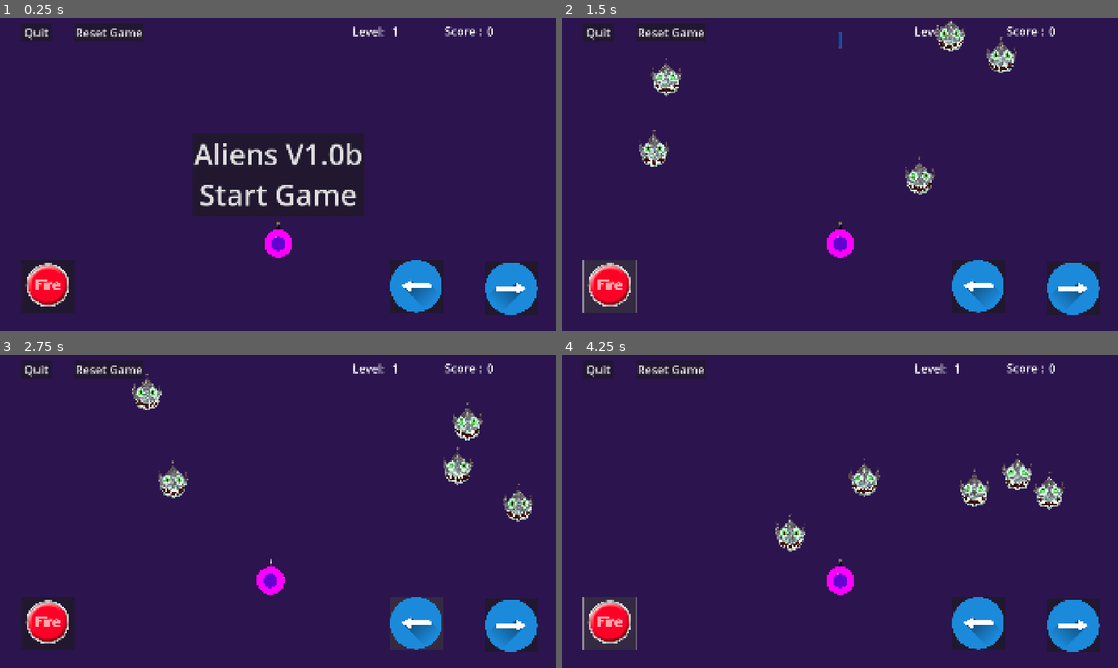
Above: before the commit, frames 1-4 (two rows, left to right).
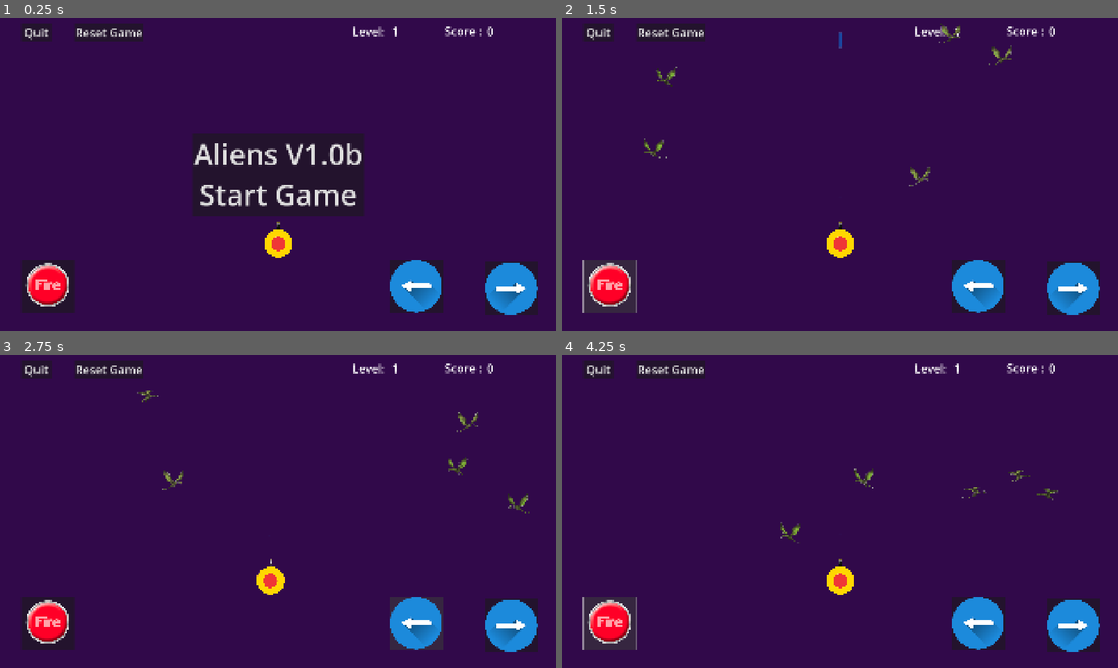
Above: after the commit, the same moments.

Repository: LynnWilsonArt/aliens
Game: Godot game, scene res://scenes/main/main.tscn
The game is run twice, just before and just after one commit, with the same random seed, the same clock (stepped at 60 frames per second) and the same inputs.
Inputs (mouse positions are in pixels of both pictures, inside the frame that each line leads up to):
- Up to frame 1 (0.25 s): no input
- Up to frame 2 (1.5 s): click "Aliens V1.0b Start Game" at 0.5 s; click (612, 287) at 1.25 s
- Up to frame 3 (2.75 s): click (417, 624) at 2 s
- Up to frame 4 (4.25 s): click (1073, 624) at 2.75 s; click (612, 624) at 3.5 s

The runs differ from the first frame. In frame 1, 0.4% of the frame differs, in the area x 47-53%, y 67-77%; in frame 2, 2.2%; in frame 3, 2.2%, in the area x 23-96%, y 6-77%; in frame 4, 2.2%.

Commit message:
Animated  enemys
added different enemy animations

Diff:
--- a/scenes/enemy/enemy.gd
+++ b/scenes/enemy/enemy.gd
@@ -4,6 +4,7 @@
 var screen_size: Vector2
 var speed: float = 650
 var direction: Vector2
+var explode
 
 func _ready() -> void:
 	gravity_scale = 0
@@ -16,6 +17,18 @@
 	var collision = move_and_collide(direction * speed * delta)
 	if collision:
 		direction= direction.bounce(collision.get_normal())
+		# flip animation on colision
+		if direction.x < 0:
+			if Global.level <= 3:
+				$AnimatedSprite.play("dragonLeft")
+			if Global.level  >= 4:
+				$AnimatedSprite.play("sskeletonBirdL")
+		else:
+			if Global.level <= 3:
+				$AnimatedSprite.play("dragonRight")
+			if Global.level >= 4:
+				$AnimatedSprite.play("skeletonBirdR")
+
 
 func get_random_direction() -> Vector2:
 	var new_direction = Vector2()
--- a/scenes/enemy/enemy.tscn
+++ b/scenes/enemy/enemy.tscn
@@ -1,7 +1,116 @@
-[gd_scene load_steps=4 format=3 uid="uid://beeg2n0dom2vb"]
+[gd_scene load_steps=20 format=3 uid="uid://beeg2n0dom2vb"]
 
-[ext_resource type="Texture2D" uid="uid://w2hxgoverbvh" path="res://graphics/enemy/fish_enemy.png" id="1_0x1ka"]
 [ext_resource type="Script" uid="uid://by2smh6i5d5b8" path="res://scenes/enemy/enemy.gd" id="1_oncpb"]
+[ext_resource type="Texture2D" uid="uid://e0cl2eawsu3g" path="res://graphics/enemy/dragon2.png" id="2_a3pup"]
+[ext_resource type="Texture2D" uid="uid://byaqub7xpnuya" path="res://graphics/enemy/dragonL.png" id="2_tjssy"]
+[ext_resource type="Texture2D" uid="uid://lbuduc6dedys" path="res://graphics/enemy/explosion.png" id="3_40wdo"]
+[ext_resource type="Texture2D" uid="uid://d37po8fpliha3" path="res://graphics/enemy/skeletonBirdR.png" id="5_cwlon"]
+[ext_resource type="Texture2D" uid="uid://5kvlxdmfvc6h" path="res://graphics/enemy/skeletonBirdL.png" id="6_nbhyu"]
+
+[sub_resource type="AtlasTexture" id="AtlasTexture_13gj6"]
+atlas = ExtResource("2_tjssy")
+region = Rect2(0, 0, 200, 200)
+
+[sub_resource type="AtlasTexture" id="AtlasTexture_4efjx"]
+atlas = ExtResource("2_tjssy")
+region = Rect2(200, 0, 200, 200)
+
+[sub_resource type="AtlasTexture" id="AtlasTexture_40wdo"]
+atlas = ExtResource("2_a3pup")
+region = Rect2(200, 0, 200, 200)
+
+[sub_resource type="AtlasTexture" id="AtlasTexture_tjssy"]
+atlas = ExtResource("2_a3pup")
+region = Rect2(0, 0, 200, 200)
+
+[sub_resource type="AtlasTexture" id="AtlasTexture_gl05p"]
+atlas = ExtResource("3_40wdo")
+region = Rect2(0, 0, 174, 164)
+
+[sub_resource type="AtlasTexture" id="AtlasTexture_cwlon"]
+atlas = ExtResource("3_40wdo")
+region = Rect2(174, 0, 174, 164)
+
+[sub_resource type="AtlasTexture" id="AtlasTexture_nbhyu"]
+atlas = ExtResource("3_40wdo")
+region = Rect2(348, 0, 174, 164)
+
+[sub_resource type="AtlasTexture" id="AtlasTexture_hvxgb"]
+atlas = ExtResource("5_cwlon")
+region = Rect2(0, 0, 200, 200)
+
+[sub_resource type="AtlasTexture" id="AtlasTexture_peoo5"]
+atlas = ExtResource("5_cwlon")
+region = Rect2(200, 0, 200, 200)
+
+[sub_resource type="AtlasTexture" id="AtlasTexture_2f3il"]
+atlas = ExtResource("6_nbhyu")
+region = Rect2(0, 0, 200, 200)
+
+[sub_resource type="AtlasTexture" id="AtlasTexture_dtxhd"]
+atlas = ExtResource("6_nbhyu")
+region = Rect2(200, 0, 200, 200)
+
+[sub_resource type="SpriteFrames" id="SpriteFrames_gl05p"]
+animations = [{
+"frames": [{
+"duration": 1.0,
+"texture": SubResource("AtlasTexture_13gj6")
+}, {
+"duration": 1.0,
+"texture": SubResource("AtlasTexture_4efjx")
+}],
+"loop": true,
+"name": &"dragonLeft",
+"speed": 5.0
+}, {
+"frames": [{
+"duration": 1.0,
+"texture": SubResource("AtlasTexture_40wdo")
+}, {
+"duration": 1.0,
+"texture": SubResource("AtlasTexture_tjssy")
+}],
+"loop": true,
+"name": &"dragonRight",
+"speed": 5.0
+}, {
+"frames": [{
+"duration": 1.0,
+"texture": SubResource("AtlasTexture_gl05p")
+}, {
+"duration": 1.0,
+"texture": SubResource("AtlasTexture_cwlon")
+}, {
+"duration": 1.0,
+"texture": SubResource("AtlasTexture_nbhyu")
+}],
+"loop": true,
+"name": &"explosion",
+"speed": 5.0
+}, {
+"frames": [{
+"duration": 1.0,
+"texture": SubResource("AtlasTexture_hvxgb")
+}, {
+"duration": 1.0,
+"texture": SubResource("AtlasTexture_peoo5")
+}],
+"loop": true,
+"name": &"skeletonBirdR",
+"speed": 5.0
+}, {
+"frames": [{
+"duration": 1.0,
+"texture": SubResource("AtlasTexture_2f3il")
+}, {
+"duration": 1.0,
+"texture": SubResource("AtlasTexture_dtxhd")
+}],
+"loop": true,
+"name": &"sskeletonBirdL",
+"speed": 5.0
+}]
 
 [sub_resource type="CircleShape2D" id="CircleShape2D_hggmu"]
 radius = 40.1995
@@ -9,10 +118,12 @@
 [node name="Enemy" type="RigidBody2D" groups=["enemies"]]
 script = ExtResource("1_oncpb")
 
-[node name="Sprite2D" type="Sprite2D" parent="."]
-position = Vector2(0, -10)
-scale = Vector2(0.15, 0.15)
-texture = ExtResource("1_0x1ka")
+[node name="AnimatedSprite" type="AnimatedSprite2D" parent="."]
+scale = Vector2(0.5, 0.5)
+sprite_frames = SubResource("SpriteFrames_gl05p")
+animation = &"dragonRight"
+autoplay = "dragonLeft"
+frame_progress = 0.153197
 
 [node name="CollisionShape2D" type="CollisionShape2D" parent="."]
 position = Vector2(0, 4)
--- a/scenes/laser/laser.gd
+++ b/scenes/laser/laser.gd
@@ -13,11 +13,9 @@
 
 # Enemy was hit
 func _on_body_entered(body: Node2D) -> void:
-	if Global.debug:
-		print("Laser -> on_body_entered() ")
-
 
 	if body.is_in_group("enemies"):
+		# play explosion animation
 		body.remove_from_group("enemies")
 		Global.score += Global.enemy_value
 		print("Laser -> ", Global.score)
--- a/scenes/laser/laser.tscn
+++ b/scenes/laser/laser.tscn
@@ -18,4 +18,7 @@
 [node name="CollisionShape2D" type="CollisionShape2D" parent="."]
 shape = SubResource("CapsuleShape2D_gswln")
 
+[node name="Timer" type="Timer" parent="."]
+wait_time = 3.0
+
 [connection signal="body_entered" from="." to="." method="_on_body_entered"]
--- a/scenes/main/main.gd
+++ b/scenes/main/main.gd
@@ -12,8 +12,8 @@
 
 func _ready():
 	# play intro and set volume
-	$AudioStreamPlayer2D.play()
-	$AudioStreamPlayer2D.volume_db = Global.volume
+	#$AudioStreamPlayer2D.play()
+	#$AudioStreamPlayer2D.volume_db = Global.volume
 
 	# Hide game over test
 	OS.request_permission("android.permission.ACTION_OPEN_DOCUMENT")
@@ -77,5 +77,6 @@
 func _on_start_button_pressed() -> void:
 
 	print("level: ",current_level,"Global level",Global.level)
+	print("GEnemy",Global.number_enemies," num_enemy",number_enemies)
 	current_level = Global.level
 	level_up()
--- a/scenes/main/main.tscn
+++ b/scenes/main/main.tscn
@@ -17,7 +17,7 @@
 offset_top = -2.0
 offset_right = 1920.0
 offset_bottom = 1078.0
-color = Color(0.172106, 0.0795399, 0.307343, 1)
+color = Color(0.193285, 0.0377, 0.29, 1)
 
 [node name="Laser" parent="ColorRect" instance=ExtResource("4_7v8bt")]
 position = Vector2(0, 2)
--- a/scenes/player/player.tscn
+++ b/scenes/player/player.tscn
@@ -2,8 +2,8 @@
 
 [ext_resource type="Texture2D" uid="uid://vcnco5hjldw" path="res://graphics/weapons/laser.png" id="1_db8ot"]
 [ext_resource type="Script" uid="uid://duhdnr0mqh2k8" path="res://scenes/player/player.gd" id="1_yyhsj"]
-[ext_resource type="Texture2D" uid="uid://bs1risw6ximpb" path="res://graphics/enemy/purple.png" id="2_fc5v7"]
-[ext_resource type="Texture2D" uid="uid://cq4bda8m16cgo" path="res://graphics/enemy/blue.png" id="3_rqs8m"]
+[ext_resource type="Texture2D" uid="uid://duob2kaefk00q" path="res://graphics/weapons/yellow.png" id="3_0owmy"]
+[ext_resource type="Texture2D" uid="uid://cvmrw3js64rd2" path="res://graphics/weapons/red.png" id="4_qek5x"]
 [ext_resource type="Texture2D" uid="uid://cccxss1gq5j18" path="res://graphics/hud/fire_button.png" id="5_p47bc"]
 [ext_resource type="Texture2D" uid="uid://cnhr3q3qc0h2i" path="res://graphics/hud/left_arrow.png" id="6_0owmy"]
 [ext_resource type="Texture2D" uid="uid://rukj614b5jax" path="res://graphics/hud/right_arrow.png" id="7_qek5x"]
@@ -25,11 +25,11 @@
 position = Vector2(-5.96046e-08, -1.19209e-07)
 rotation = 1.5708
 scale = Vector2(0.1, 0.1)
-texture = ExtResource("2_fc5v7")
+texture = ExtResource("3_0owmy")
 
 [node name="Head" type="Sprite2D" parent="."]
 scale = Vector2(0.05, 0.05)
-texture = ExtResource("3_rqs8m")
+texture = ExtResource("4_qek5x")
 
 [node name="CollisionShape2D" type="CollisionShape2D" parent="."]
 visible = false
Binary file removed: graphics/enemy/blue.png
Binary file added: graphics/enemy/dragon2.png
Not shown, changed: graphics/enemy/dragon2.png.import
Binary file added: graphics/enemy/dragonL.png
Not shown, changed: graphics/enemy/dragonL.png.import
Binary file added: graphics/enemy/explosion.png
Not shown, changed: graphics/enemy/explosion.png.import
Binary file removed: graphics/enemy/fish_enemy.png
Binary file removed: graphics/enemy/green.png
Binary file removed: graphics/enemy/purple.png
Binary file added: graphics/enemy/skeletonBirdL.png
Not shown, changed: graphics/enemy/skeletonBirdL.png.import
(and 6 more such lines)
